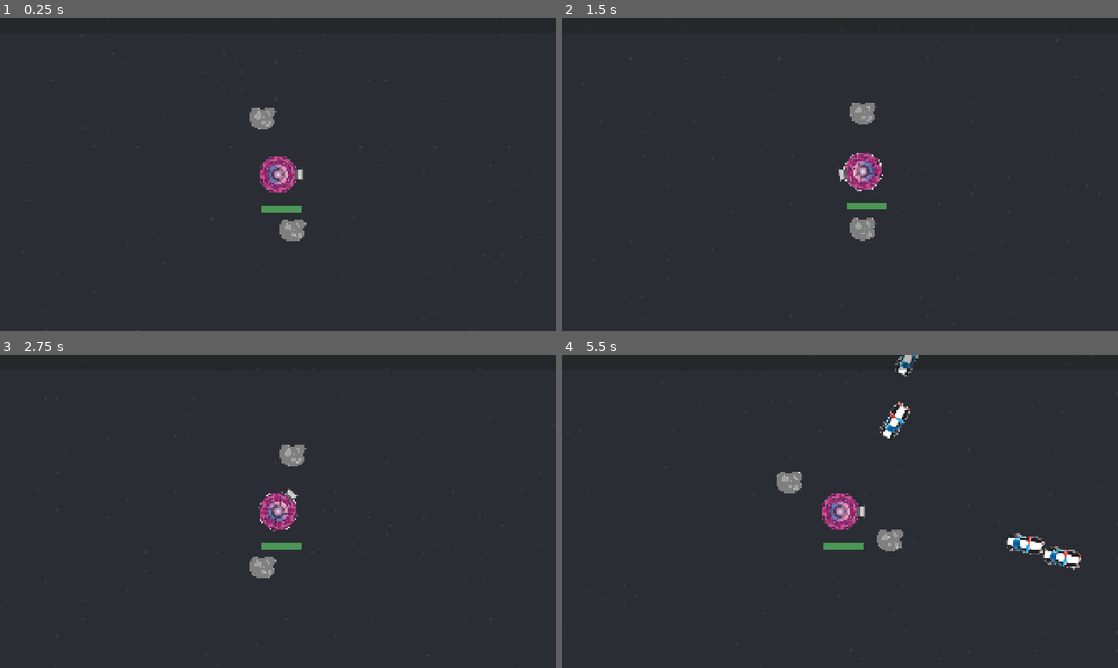
Above: before the commit, frames 1-4 (two rows, left to right).
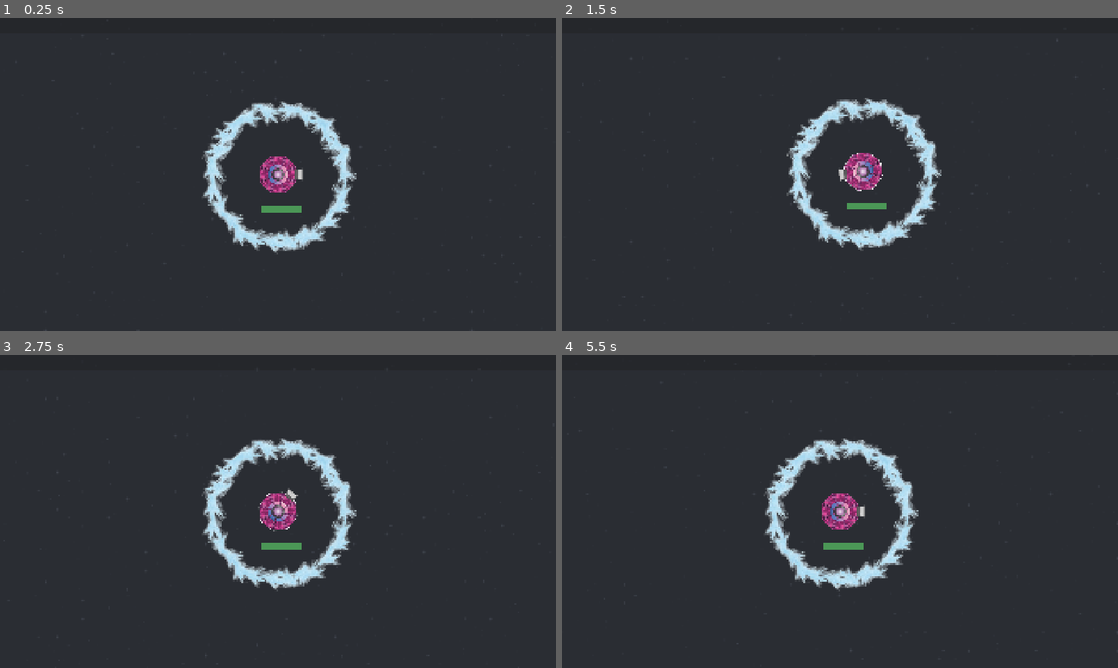
Above: after the commit, the same moments.

Repository: two-sticks-and-a-rock/space-arcade
Game: Godot game, scene res://scenes/main.tscn
Same seed, same stepped clock (60 frames per second), same inputs: the game is played once before the commit and once after it.
Inputs (mouse positions are in pixels of both pictures, inside the frame that each line leads up to):
- Up to frame 1 (0.25 s): no input
- Up to frame 2 (1.5 s): move the mouse to (962, 158) at 0.52 s; press the mouse at (962, 158) at 0.53 s; move the mouse to (728, 190) at 1.27 s; release the mouse at (728, 190) at 1.28 s; click (728, 190) at 1.35 s
- Up to frame 3 (2.75 s): move the mouse to (333, 442) at 2.02 s; press the mouse at (333, 442) at 2.03 s
- Up to frame 4 (5.5 s): move the mouse to (812, 574) at 2.77 s; release the mouse at (812, 574) at 2.78 s; click (812, 574) at 2.85 s; move the mouse to (1006, 558) at 3.52 s; press the mouse at (1006, 558) at 3.53 s; move the mouse to (673, 464) at 4.27 s; release the mouse at (673, 464) at 4.28 s; click (673, 464) at 4.35 s; move the mouse to (867, 511) at 5.02 s; press the mouse at (867, 511) at 5.03 s

The runs differ from the first frame. In frame 1, 4.3% of the frame differs, in the area x 36-65%, y 26-76%; in frame 2, 4.2%; in frame 3, 4.3%; in frame 4, 5.2%, in the area x 36-94%, y 0-76%.

Commit message:
Feat: Add Frost Nova Weapon

Diff:
--- a/project.godot
+++ b/project.godot
@@ -26,6 +26,10 @@
 window/size/viewport_height=1080
 window/stretch/mode="canvas_items"
 window/stretch/aspect="expand"
+
+[dotnet]
+
+project/assembly_name="Space Arcade"
 
 [input]
 
--- a/scenes/enemies/enemy.gd
+++ b/scenes/enemies/enemy.gd
@@ -1,7 +1,8 @@
 extends CharacterBody2D
 
 @onready var player = get_parent().get_node("%player") as StaticBody2D
-
+@onready var stun: Timer = $stun as Timer
+var is_stunned = false
 var xp_value = Xp.GEAR_VALUE
 var xp_scene_path : Dictionary = Xp.xp_to_scene_file[xp_value]
 var xp_scene : PackedScene = null
@@ -9,6 +10,19 @@
 var speed = Vector2(randf_range(250.0, 300.0), 0.0)
 var max_hp = 40
 var curr_hp = max_hp
+
+func stunned():
+	if not is_stunned:
+		modulate = Color.AQUA
+		is_stunned = true
+		speed = Vector2.ZERO
+		stun.start()
+		await stun.timeout
+		speed = Vector2(randf_range(250.0, 300.0), 0.0)
+		is_stunned = false
+		modulate = Color.WHITE
+
+
 
 func take_damage(dmg: int):
 	curr_hp -= dmg
--- a/scenes/enemies/enemy.tscn
+++ b/scenes/enemies/enemy.tscn
@@ -32,3 +32,8 @@
 shape = SubResource("CircleShape2D_md0e3")
 
 [node name="VisibleOnScreenNotifier2D" type="VisibleOnScreenNotifier2D" parent="." unique_id=1359017325]
+
+[node name="stun" type="Timer" parent="." unique_id=741544312]
+wait_time = 3.0
+
+[connection signal="timeout" from="stun" to="." method="_on_stun_timeout"]
--- a/scenes/main.tscn
+++ b/scenes/main.tscn
@@ -35,7 +35,7 @@
 [node name="EnemyTimer" type="Timer" parent="." unique_id=112328157]
 unique_name_in_owner = true
 process_callback = 0
-wait_time = 0.25
+wait_time = 5.0
 
 [node name="Menu" parent="." unique_id=1623096271 instance=ExtResource("5_tbgi4")]
 visible = false
--- a/scenes/player/player.gd
+++ b/scenes/player/player.gd
@@ -3,6 +3,7 @@
 signal game_over
 
 @export var orbiter_ring_scene : PackedScene
+@export var frost_nova_scene: PackedScene
 
 @onready var hp_bar : ProgressBar = $hp
 @onready var xp_bar : ProgressBar = $XpCanvas/XpBar
@@ -18,7 +19,9 @@
 	hp_bar.value = max_hp
 
 	var orbiter_ring = orbiter_ring_scene.instantiate() as Node2D
-	add_child(orbiter_ring)
+	#add_child(orbiter_ring)
+	var frost_nova = frost_nova_scene.instantiate() as Area2D
+	add_child(frost_nova)
 	(magnet_collider.shape as CircleShape2D).radius = magnet_radius
 
 func take_damage(dmg: int):
--- a/scenes/player/player.tscn
+++ b/scenes/player/player.tscn
@@ -5,6 +5,7 @@
 [ext_resource type="Script" uid="uid://cg3xb6odenjtk" path="res://scenes/player/slingshot.gd" id="3_gmlin"]
 [ext_resource type="PackedScene" uid="uid://dqg2sovwx03w3" path="res://scenes/player/player_cam.tscn" id="3_lvxji"]
 [ext_resource type="Texture2D" uid="uid://bc6vu7q8joqqq" path="res://art/sprites/player/player_panels_128.svg" id="3_p47bc"]
+[ext_resource type="PackedScene" uid="uid://cdqovbuww35sx" path="res://scenes/player/player_weapons/FrostNova/frost_nova.tscn" id="3_qek5x"]
 [ext_resource type="Texture2D" uid="uid://bgnjdc4v5vcgl" path="res://art/sprites/player/engine2.png" id="4_0owmy"]
 [ext_resource type="PackedScene" uid="uid://dto3jjxkpeho1" path="res://scenes/xp/xp_bar.tscn" id="6_75vfm"]
 
@@ -24,6 +25,7 @@
 collision_mask = 18
 script = ExtResource("1_g2els")
 orbiter_ring_scene = ExtResource("2_p47bc")
+frost_nova_scene = ExtResource("3_qek5x")
 metadata/_edit_group_ = true
 
 [node name="Sprite2D" type="Sprite2D" parent="." unique_id=1031992017]
--- /dev/null
+++ b/scenes/player/player_weapons/FrostNova/frost_nova.gd
@@ -0,0 +1,26 @@
+extends Area2D
+@onready var nova: AnimatedSprite2D = $AnimatedSprite2D
+@onready var nova_up_timer: Timer = $NovaUpTimer
+@onready var nova_down_timer: Timer = $NovaDownTimer
+
+
+func _on_nova_up_timer_timeout() -> void:
+	nova_up_timer.stop()
+	nova_down_timer.start()
+	nova.visible = false
+	monitoring = false
+
+func _on_nova_down_timer_timeout() -> void:
+	nova_down_timer.stop()
+	nova_up_timer.start()
+	nova.visible = true
+	monitoring = true
+
+func _ready():
+	nova_down_timer.start()
+
+
+func _on_body_entered(body: Node2D) -> void:
+	if ("take_damage" in body):
+		body.stunned()
+		print("stunned")
--- /dev/null
+++ b/scenes/player/player_weapons/FrostNova/frost_nova.tscn
@@ -0,0 +1,41 @@
+[gd_scene format=3 uid="uid://cdqovbuww35sx"]
+
+[ext_resource type="Script" uid="uid://cf17i0f0kuiq7" path="res://scenes/player/player_weapons/FrostNova/frost_nova.gd" id="1_1tiod"]
+[ext_resource type="Texture2D" uid="uid://djsrn420s044r" path="res://art/sprites/bullets/TempFrostNova.png" id="1_7nig5"]
+
+[sub_resource type="CircleShape2D" id="CircleShape2D_vwuxn"]
+radius = 256.0
+
+[sub_resource type="SpriteFrames" id="SpriteFrames_vwuxn"]
+animations = [{
+"frames": [{
+"duration": 1.0,
+"texture": ExtResource("1_7nig5")
+}],
+"loop": 1,
+"name": &"FrostNova",
+"speed": 5.0
+}]
+
+[node name="FrostNova" type="Area2D" unique_id=937516989]
+collision_layer = 4
+collision_mask = 2
+script = ExtResource("1_1tiod")
+
+[node name="CollisionShape2D" type="CollisionShape2D" parent="." unique_id=1748275005]
+shape = SubResource("CircleShape2D_vwuxn")
+
+[node name="AnimatedSprite2D" type="AnimatedSprite2D" parent="." unique_id=958526759]
+position = Vector2(0.9999924, 7.999977)
+scale = Vector2(1.136, 1.14)
+sprite_frames = SubResource("SpriteFrames_vwuxn")
+animation = &"FrostNova"
+
+[node name="NovaUpTimer" type="Timer" parent="." unique_id=1386583722]
+
+[node name="NovaDownTimer" type="Timer" parent="." unique_id=1501146330]
+wait_time = 5.0
+
+[connection signal="body_entered" from="." to="." method="_on_body_entered"]
+[connection signal="timeout" from="NovaUpTimer" to="." method="_on_nova_up_timer_timeout"]
+[connection signal="timeout" from="NovaDownTimer" to="." method="_on_nova_down_timer_timeout"]
Binary file added: art/sprites/bullets/TempFrostNova.png
Not shown, added: art/sprites/bullets/TempFrostNova.png.import
Not shown, added: scenes/player/player_weapons/FrostNova/frost_nova.gd.uid
